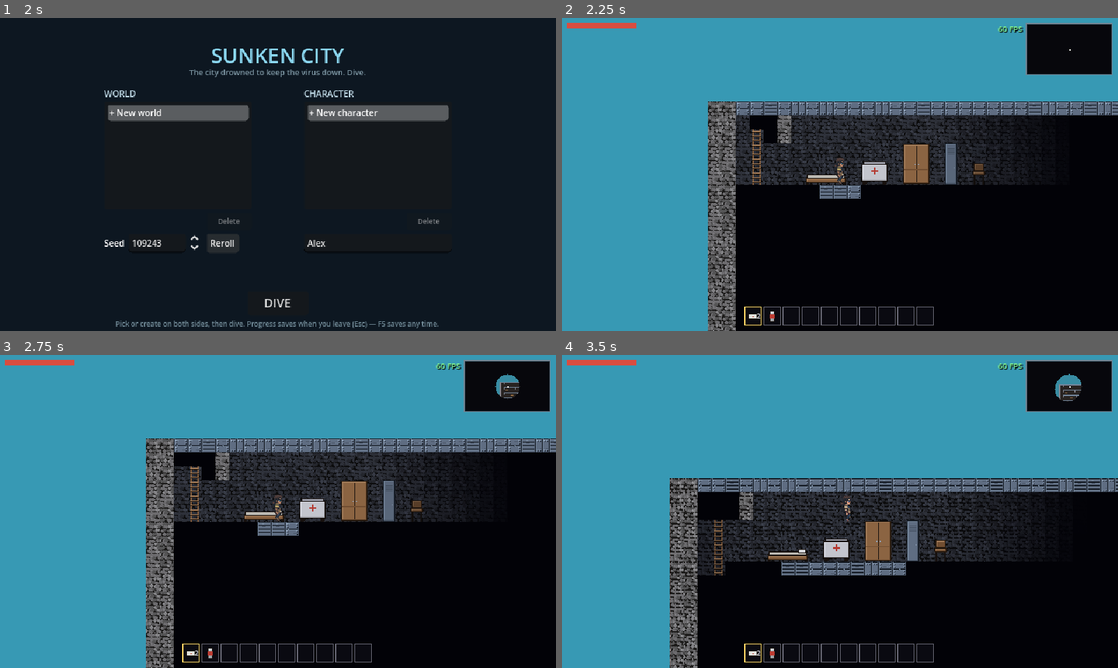
Above: before the commit, frames 1-4 (two rows, left to right).
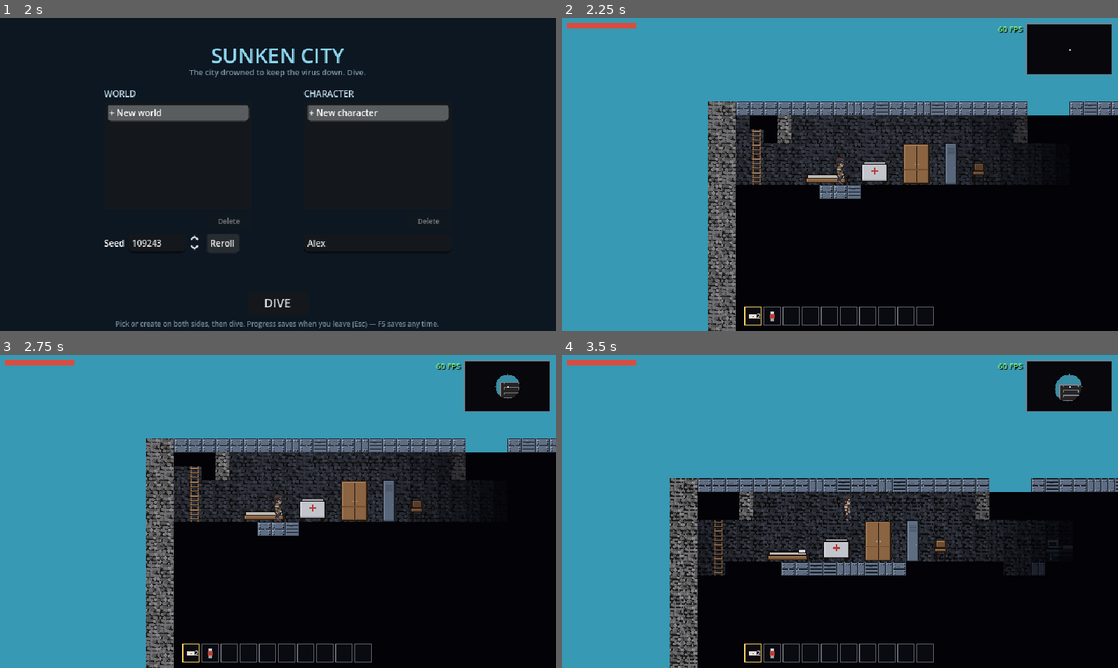
Above: after the commit, the same moments.

Repository: wilbur6689/SunkenCity
Game: Godot game, scene res://scenes/ui/title.tscn
Two runs of this game, one before a commit and one after it. Both use one fixed random seed, a clock stepped at 60 frames per second and the inputs below. Sound files missing from this copy of the repository are replaced by a short silence.
Inputs (mouse positions are in pixels of both pictures, inside the frame that each line leads up to):
- Up to frame 1 (2 s): click (378, 243) at 0.52 s; type "Alex" at 0.6 s; click "Reroll" at 1.25 s
- Up to frame 2 (2.25 s): click "DIVE" at 2 s
- Up to frame 3 (2.75 s): no input
- Up to frame 4 (3.5 s): tap Enter at 2.75 s; move the mouse to (962, 495) at 2.77 s; press the mouse at (962, 495) at 2.78 s; hold D (move_right) from 2.78 s (still down); tap Space (jump) at 3.02 s

Frame 1 is identical in both runs. In frame 2, 4.4% of the frame differs, in the area x 26-100%, y 26-100%; in frame 3, 4.4%; in frame 4, 6.0%, in the area x 19-97%, y 9-100%.

Commit message:
Twin-wing towers: double width, ladders both sides, central elevator shaft, broken repairable ladders
Towers now span 48-76 cells (user request): a ladder stairwell on each
side, a walled elevator shaft down the centre with per-floor doorways,
and rooms stamped into both wings (per-wing sealing with the tiered
doors; the WS-04 validator checks both wings; the medical room takes the
tallest tower's west wing, and one full-height crown is guaranteed near
the city centre now that fewer towers sample the bell curve's peak).

Broken ladders (user request): submerged ladder runs decay into 2-4 cell
gaps scattered with broken_ladder pieces — scrap them for wood, then
craft and place ladders (existing recipe + climb placement rules) to
climb back up. Dry crown ladders stay intact as the tutorial floors.
m3 smoke covers both-side ladders, the open shaft, and the broken-piece
spread (42 checks). All 10 suites pass.

Co-Authored-By: Claude Fable 5 <noreply@anthropic.com>
Claude-Session: https://claude.ai/code/session_01GxDZSizaHKPW71DMqToXjC

Diff:
--- a/data/objects.json
+++ b/data/objects.json
@@ -3189,6 +3189,29 @@
      "max": 4
     }
    ]
+  },
+  {
+   "id": "broken_ladder",
+   "name": "Broken Ladder",
+   "kind": "scrap",
+   "size": [
+    1,
+    1
+   ],
+   "no_item": true,
+   "weight": 2.0,
+   "tool_tier": 0,
+   "skill": 0,
+   "scrap_time": 0.8,
+   "xp": 1,
+   "desc": "Rotten rungs - scrap for wood, then craft a ladder to bridge the gap.",
+   "yields": [
+    {
+     "item": "wood",
+     "min": 1,
+     "max": 2
+    }
+   ]
   }
  ]
 }
--- a/scripts/test/m3_smoke.gd
+++ b/scripts/test/m3_smoke.gd
@@ -38,7 +38,7 @@
 	check(r1.grid.content_hash() == r2.grid.content_hash(), "same seed = same grid (%d ms per 800-wide gen)" % gen_ms)
 	check(hash(str(r1.objects)) == hash(str(r2.objects)) and hash(str(r1.doors)) == hash(str(r2.doors)), "same seed = same objects and doors")
 	check(r1.grid.content_hash() != r3.grid.content_hash(), "different seed = different city")
-	check(r1.towers >= 8, "800-wide slice holds %d towers" % r1.towers)
+	check(r1.towers >= 6, "800-wide slice holds %d towers (double-wide)" % r1.towers)
 
 	print("== B. the full city")
 	city = load("res://scenes/city/city.tscn").instantiate()
@@ -47,7 +47,7 @@
 	player.set_multiplayer_authority(2)
 	await get_tree().physics_frame
 	var gen: Dictionary = city.gen
-	check(gen.towers >= 25, "city holds %d towers" % gen.towers)
+	check(gen.towers >= 20, "city holds %d double-wide towers" % gen.towers)
 	check(World.spawn_position.y < CityGen.WATERLINE * B, "hospital spawn is above the waterline (GL-02)")
 	check(await until(func(): return player.state == Player.State.GROUNDED, 120), "player lands in the medical room")
 	check(World.band_at(World.cell_at(player.global_position)) == "dry", "spawn floor is in The Dry")
@@ -141,6 +141,19 @@
 	for tw in gen.tower_list:
 		blockages += CityGen.floor_blockages(World.grid, tw).size()
 	check(blockages == 0, "two-jump rule holds on every assembled floor (WS-04)")
+	# Twin-wing towers: ladders on both sides, shaft down the middle, and
+	# submerged ladder runs broken into repairable gaps (user request).
+	var tw0: Dictionary = gen.tower_list[gen.tower_list.size() / 2]
+	check(World.is_climbable_cell(Vector2i(int(tw0.x0) + 3, int(tw0.top) + 2)) \
+			and World.is_climbable_cell(Vector2i(int(tw0.x1) - 3, int(tw0.top) + 2)),
+			"ladders run on both sides of a tower")
+	check(not World.has_block_cell(Vector2i(int(tw0.mid), int(tw0.top) + CityGen.FLOOR_H)),
+			"the central elevator shaft is open through the slabs")
+	var broken := 0
+	for rec: Dictionary in World.object_records:
+		if rec.id == "broken_ladder":
+			broken += 1
+	check(broken >= 20, "%d broken ladder pieces await scrapping and repair" % broken)
 
 	print("== J. audio director")
 	check(AudioServer.get_bus_index("Music") >= 0 and AudioServer.get_bus_index("Ambient") >= 0 \
--- a/scripts/world/city_gen.gd
+++ b/scripts/world/city_gen.gd
@@ -7,8 +7,10 @@
 ## is decided by solidity (WS-20).
 ##
 ## Layout: bell-curve skyline (CT-01) — tallest towers centre, short sparse
-## ones at the edges; every tower gets a west stairwell with a ladder and an
-## east elevator shaft (CT-06); floors fill with room templates from
+## ones at the edges; every tower is a double-wide twin-wing block: ladder
+## stairwells on BOTH sides, an elevator shaft down the centre (CT-06), and
+## submerged ladder runs broken into scrappable gaps (craft ladders to climb
+## back up); floors fill with room templates from
 ## data/rooms.json, mixed-use per floor (CT-02); a wear pass adds breaches
 ## scaling with depth (CT-11); some submerged floors are sealed dry behind
 ## doors; the tallest tower's top floor is the authored starting medical
@@ -40,13 +42,17 @@
 			grid.set_structure(Vector2i(x, y), WorldGrid.M.STONE)
 	# Towers along a bell curve.
 	var tallest := {"floors": 0}
-	var x := 60
+	var forced_crown := false # with wide towers there are few centre samples,
+	var x := 60               # so one full-height crown is guaranteed
 	while x < world_w - 100:
 		var center_f := 1.0 - absf(x - world_w / 2.0) / (world_w / 2.0)
 		# Tallest towers must BREAK the surface (waterline 64, ground 360):
 		# 56 floors tops out around row 24 — six dry floors on the crown.
 		var floors := clampi(int(roundf(lerpf(4.0, 56.0, pow(center_f, 1.7)) * rng.randf_range(0.78, 1.12))), 4, 56)
-		var w := rng.randi_range(24, 38)
+		if center_f > 0.85 and not forced_crown:
+			floors = 56
+			forced_crown = true
+		var w := rng.randi_range(48, 76) # doubled (user request): two wings + central shaft
 		var tower := _build_tower(grid, rng, rooms, x, w, floors, objects, doors, sealed)
 		result.towers += 1
 		result.tower_list.append(tower)
@@ -72,14 +78,15 @@
 	var top: int = tower.top
 	for f in tower.floors:
 		var sr: int = top + f * FLOOR_H + FLOOR_H - 1
-		for vx in range(int(tower.stair_wall) + 1, int(tower.shaft_wall)):
-			var blocked := true
-			for vy in range(sr - 3, sr + 1):
-				if grid.structure_at(Vector2i(vx, vy)) == WorldGrid.M.AIR:
-					blocked = false
-					break
-			if blocked:
-				out.append(Vector2i(vx, sr))
+		for zone in tower.zones:
+			for vx in range(int(zone[0]), int(zone[1]) + 1):
+				var blocked := true
+				for vy in range(sr - 3, sr + 1):
+					if grid.structure_at(Vector2i(vx, vy)) == WorldGrid.M.AIR:
+						blocked = false
+						break
+				if blocked:
+					out.append(Vector2i(vx, sr))
 	return out
 
 static func _load_rooms() -> Dictionary:
@@ -94,11 +101,18 @@
 
 static func _build_tower(grid: WorldGrid, rng: RandomNumberGenerator, rooms: Dictionary,
 		x0: int, w: int, floors: int, objects: Array, doors: Array, sealed: Array) -> Dictionary:
+	# Twin-wing layout (user request, 2026-08-31): double-wide towers with a
+	# ladder stairwell on EACH side and an elevator shaft down the centre.
+	#   walls | west stair (ladder) | wall | west wing | wall | shaft |
+	#   wall | east wing | wall | east stair (ladder) | walls
 	var x1 := x0 + w - 1
 	var top := GROUND - floors * FLOOR_H
-	var stair_x0 := x0 + 2
-	var stair_wall := x0 + 5
-	var shaft_wall := x1 - 4
+	var mid := x0 + w / 2
+	var lad_w := x0 + 3          # ladder columns
+	var lad_e := x1 - 3
+	var wall_w := x0 + 5         # stair walls
+	var wall_e := x1 - 5
+	var zones := [[x0 + 6, mid - 3], [mid + 3, x1 - 6]]
 	# Outer walls + interior back walls
 	for y in range(top, GROUND):
 		grid.set_structure(Vector2i(x0, y), WorldGrid.M.STONE)
@@ -108,68 +122,86 @@
 	for y in range(top + 1, GROUND):
 		for bx in range(x0 + 2, x1 - 1):
 			grid.set_back(Vector2i(bx, y), WorldGrid.M.STONE)
-	# Slabs with stairwell + shaft gaps
+	# Slabs with gaps at both stairwells and the central shaft
 	for f in floors:
 		var y := top + f * FLOOR_H
 		for sx in range(x0 + 2, x1 - 1):
-			var in_stair := sx >= stair_x0 and sx <= stair_x0 + 2 and f > 0
-			var in_shaft := sx >= x1 - 3 and sx <= x1 - 2
+			var in_stair: bool = f > 0 and ((sx >= x0 + 2 and sx <= x0 + 4) or (sx >= x1 - 4 and sx <= x1 - 2))
+			var in_shaft: bool = sx >= mid - 1 and sx <= mid + 1
 			if not (in_stair or in_shaft):
 				grid.set_structure(Vector2i(sx, y), WorldGrid.M.METAL)
-	# Stairwell ladder
+	# Ladders on both sides
 	for y in range(top + 1, GROUND):
-		grid.set_climb(Vector2i(stair_x0 + 1, y), WorldGrid.C.LADDER)
-	# Per-floor walls, doorways, rooms (zones from the template library)
+		grid.set_climb(Vector2i(lad_w, y), WorldGrid.C.LADDER)
+		grid.set_climb(Vector2i(lad_e, y), WorldGrid.C.LADDER)
+	# Per-floor walls, doorways, rooms in both wings
 	var mix := rooms.keys()
 	mix.sort() # deterministic order (CT-21)
 	var tower_bias: String = mix[rng.randi_range(0, mix.size() - 1)]
 	for f in floors:
 		var ceiling := top + f * FLOOR_H
 		var sr := ceiling + FLOOR_H - 1 # standing row
-		# stairwell wall (lintel rows; doorway sr-2..sr stays open)
+		# stair walls + shaft walls (lintel rows; doorway sr-2..sr stays open)
 		for wy in range(ceiling + 1, sr - 2):
-			grid.set_structure(Vector2i(stair_wall, wy), WorldGrid.M.STONE)
-		for wy in range(ceiling + 1, sr - 2):
-			grid.set_structure(Vector2i(shaft_wall, wy), WorldGrid.M.STONE)
-		var zone_x := stair_wall + 1
-		var zone_end := shaft_wall - 1
-		var seal_this := sr > WATERLINE and rng.randf() < SEAL_CHANCE
-		if seal_this:
-			# Deeper sealed rooms hide behind tougher doors (GL-09): wood in
-			# The Shallows, chained metal in The Cold, vaults below that.
-			var dd := sr - WATERLINE
-			var did := "wood_door"
-			if dd > Constants.BAND_COLD_DEPTH:
-				did = "vault_door"
-			elif dd > Constants.BAND_SHALLOWS_DEPTH:
-				did = "metal_door"
-			doors.append({"cell": Vector2i(stair_wall, sr), "id": did})
-			for wy in range(sr - 2, sr + 1): # shaft side walled solid
-				grid.set_structure(Vector2i(shaft_wall, wy), WorldGrid.M.STONE)
-			sealed.append(Rect2i(zone_x, ceiling + 1, zone_end - zone_x + 1, FLOOR_H - 1))
-		# rooms (mixed use per floor, CT-02), filtered by authored depth range
-		var rtype: String = tower_bias if rng.randf() < 0.5 else mix[rng.randi_range(0, mix.size() - 1)]
-		var pool: Array = rooms.get(rtype, [])
-		var depth := sr - WATERLINE
-		var candidates := pool.filter(func(r): return depth >= int(r.get("depth_min", -9999)) and depth <= int(r.get("depth_max", 9999)))
-		if candidates.is_empty():
-			candidates = pool
-		var cx := zone_x
-		while zone_end - cx >= 8 and not candidates.is_empty():
-			var t: Dictionary = candidates[rng.randi_range(0, candidates.size() - 1)]
-			var tw := int(t.width)
-			if cx + tw > zone_end:
-				tw = zone_end - cx
-			_stamp_room(grid, rng, t, tw, cx, sr, zone_end, objects, rtype)
-			cx += tw
-			# interior partition with a doorway (rooms stitch by sockets)
-			if zone_end - cx >= 8:
-				for wy in range(ceiling + 1, sr - 2):
-					grid.set_structure(Vector2i(cx, wy), WorldGrid.M.STONE)
-				cx += 1
+			grid.set_structure(Vector2i(wall_w, wy), WorldGrid.M.STONE)
+			grid.set_structure(Vector2i(wall_e, wy), WorldGrid.M.STONE)
+			grid.set_structure(Vector2i(mid - 2, wy), WorldGrid.M.STONE)
+			grid.set_structure(Vector2i(mid + 2, wy), WorldGrid.M.STONE)
+		for wing in 2:
+			var zone_x: int = zones[wing][0]
+			var zone_end: int = zones[wing][1]
+			var seal_this := sr > WATERLINE and rng.randf() < SEAL_CHANCE
+			if seal_this:
+				# Deeper sealed rooms hide behind tougher doors (GL-09): wood
+				# in The Shallows, chained metal in The Cold, vaults below.
+				var dd := sr - WATERLINE
+				var did := "wood_door"
+				if dd > Constants.BAND_COLD_DEPTH:
+					did = "vault_door"
+				elif dd > Constants.BAND_SHALLOWS_DEPTH:
+					did = "metal_door"
+				var door_x: int = wall_w if wing == 0 else wall_e
+				var shaft_x: int = mid - 2 if wing == 0 else mid + 2
+				doors.append({"cell": Vector2i(door_x, sr), "id": did})
+				for wy in range(sr - 2, sr + 1): # shaft side walled solid
+					grid.set_structure(Vector2i(shaft_x, wy), WorldGrid.M.STONE)
+				sealed.append(Rect2i(zone_x, ceiling + 1, zone_end - zone_x + 1, FLOOR_H - 1))
+			# rooms (mixed use per floor, CT-02), filtered by depth range
+			var rtype: String = tower_bias if rng.randf() < 0.5 else mix[rng.randi_range(0, mix.size() - 1)]
+			var pool: Array = rooms.get(rtype, [])
+			var depth := sr - WATERLINE
+			var candidates := pool.filter(func(r): return depth >= int(r.get("depth_min", -9999)) and depth <= int(r.get("depth_max", 9999)))
+			if candidates.is_empty():
+				candidates = pool
+			var cx := zone_x
+			while zone_end - cx >= 8 and not candidates.is_empty():
+				var t: Dictionary = candidates[rng.randi_range(0, candidates.size() - 1)]
+				var tw := int(t.width)
+				if cx + tw > zone_end:
+					tw = zone_end - cx
+				_stamp_room(grid, rng, t, tw, cx, sr, zone_end, objects, rtype)
+				cx += tw
+				# interior partition with a doorway (rooms stitch by sockets)
+				if zone_end - cx >= 8:
+					for wy in range(ceiling + 1, sr - 2):
+						grid.set_structure(Vector2i(cx, wy), WorldGrid.M.STONE)
+					cx += 1
+	# Broken ladders (user request): submerged runs have decayed into gaps.
+	# The pieces scrap for wood; craft ladders and place them to climb back
+	# up. (Dry crown ladders stay intact — the tutorial floors.)
+	for lx: int in [lad_w, lad_e]:
+		var ly := maxi(top + 1, WATERLINE + 2)
+		while ly < GROUND - 6:
+			ly += rng.randi_range(8, 22) # intact run between gaps
+			var gap := rng.randi_range(2, 4)
+			for gy in range(ly, mini(ly + gap, GROUND - 2)):
+				grid.set_climb(Vector2i(lx, gy), WorldGrid.C.NONE)
+				if rng.randf() < 0.6:
+					objects.append({"id": "broken_ladder", "cell": Vector2i(lx, gy)})
+			ly += gap
 	# Two-jump repair (WS-04): carve a walking doorway through any authored
 	# obstacle a 3-block jump plus a crawl can't clear — a gen-time guarantee.
-	var tower := {"x0": x0, "x1": x1, "top": top, "floors": floors, "stair_wall": stair_wall, "shaft_wall": shaft_wall}
+	var tower := {"x0": x0, "x1": x1, "top": top, "floors": floors, "mid": mid, "zones": zones}
 	for bc: Vector2i in floor_blockages(grid, tower):
 		for vy in range(bc.y - 2, bc.y + 1):
 			grid.set_structure(Vector2i(bc.x, vy), WorldGrid.M.AIR)
@@ -278,8 +310,8 @@
 static func _author_medical_room(grid: WorldGrid, tower: Dictionary, objects: Array, result: Dictionary) -> void:
 	var top: int = tower.top
 	var sr: int = top + FLOOR_H - 1
-	var zone_x: int = tower.stair_wall + 1
-	var zone_end: int = tower.shaft_wall - 1
+	var zone_x: int = tower.zones[0][0]
+	var zone_end: int = tower.zones[0][1]
 	# Clear whatever the generator put on this floor (objects — wall art
 	# included, which anchors above the standing row — and partitions).
 	for i in range(objects.size() - 1, -1, -1):
Binary file added: assets/sprites/objects/broken_ladder.png
Not shown, changed: CLAUDE.md
Not shown, changed: tools/gen_placeholder_art.py
